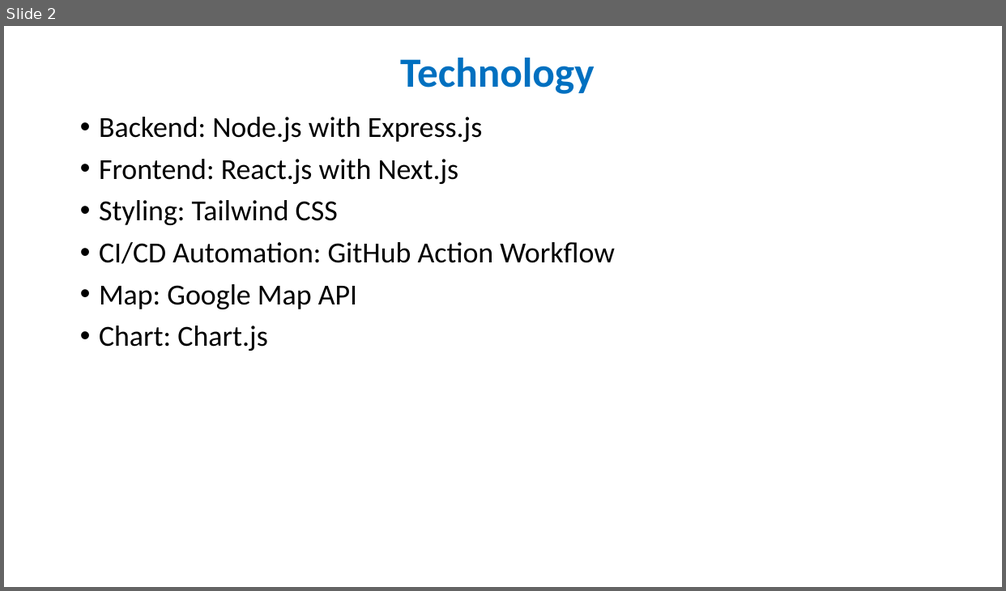
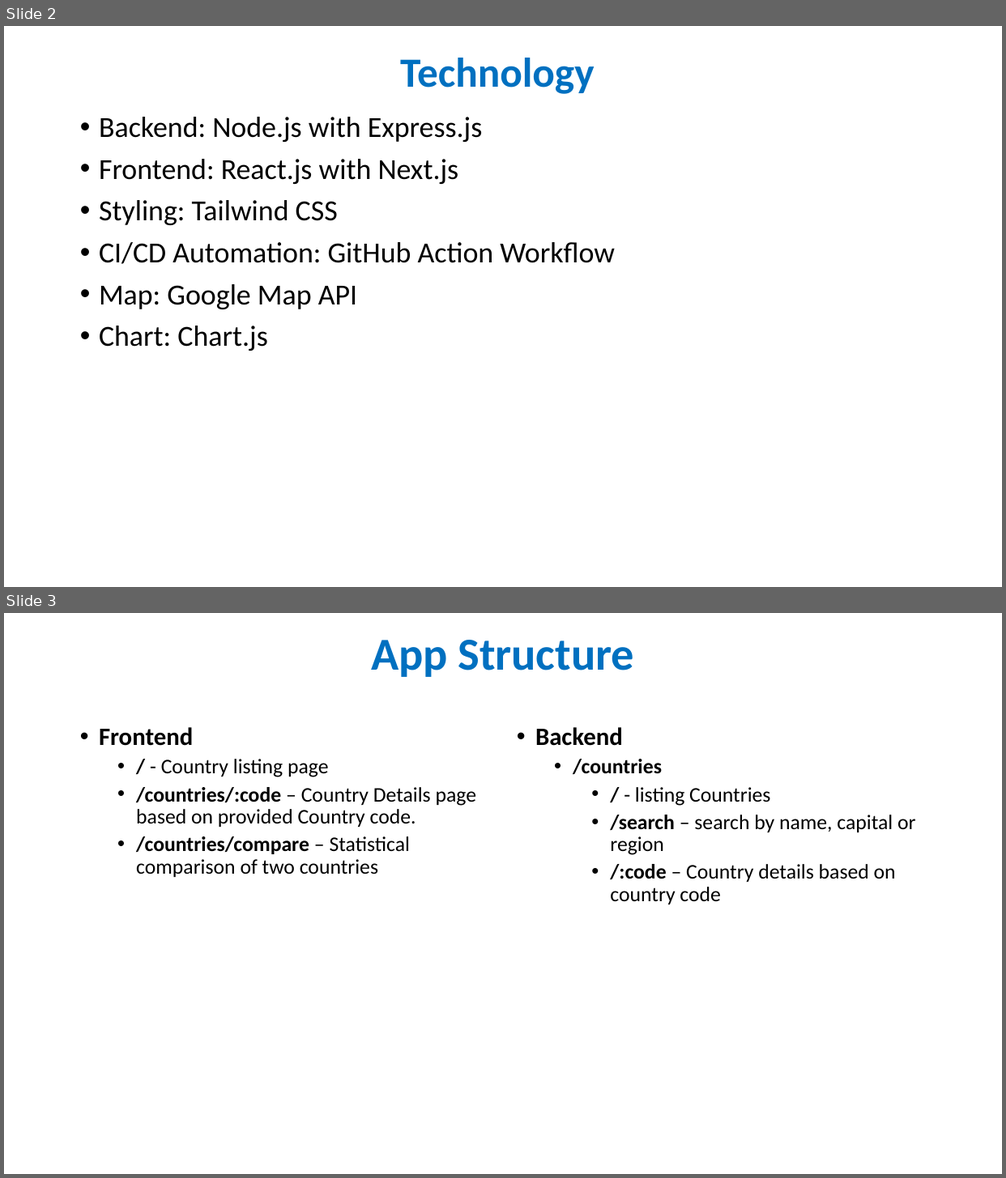
Before and after one commit to vrj93/countries-data-dashboard, a slide deck: Country Data Dashboard.pptx. Shown one above the other, each under a label of ours: slide 2 before the commit, slides 2 and 3 after it. The pictures are 1006x591 and 1006x1178 pixels, drawn with LibreOffice and Linux fonts; fonts in the diff are those of the drawing. Boxes give left, top, right and bottom in pixels: in the first picture for what was removed or moved away, otherwise in the second. Text is boxed around its words. In the diff, an @@ line names an element or a change of style, - is before the commit and + after.

Commit message:
Presentation updated

```diff
--- a/Country Data Dashboard.pptx
+++ b/Country Data Dashboard.pptx
@@ slide 3 added at (4, 613, 1002, 1174), background #FFFFFF @@
@@ title added at (371, 640, 634, 677), 44 pt, text #0070C0, bold @@
+App Structure
@@ text added at (99, 727, 476, 877), 20 pt, text #000000 @@
+• Frontend
+  • / - Country listing page
+  • /countries/:code – Country Details page based on provided Country code.
+  • /countries/compare – Statistical comparison of two countries
@@ text added at (535, 727, 915, 905), 20 pt, text #000000 @@
+• Backend
+  • /countries
+    • / - listing Countries
+    • /search – search by name, capital or region
+    • /:code – Country details based on country code
```
